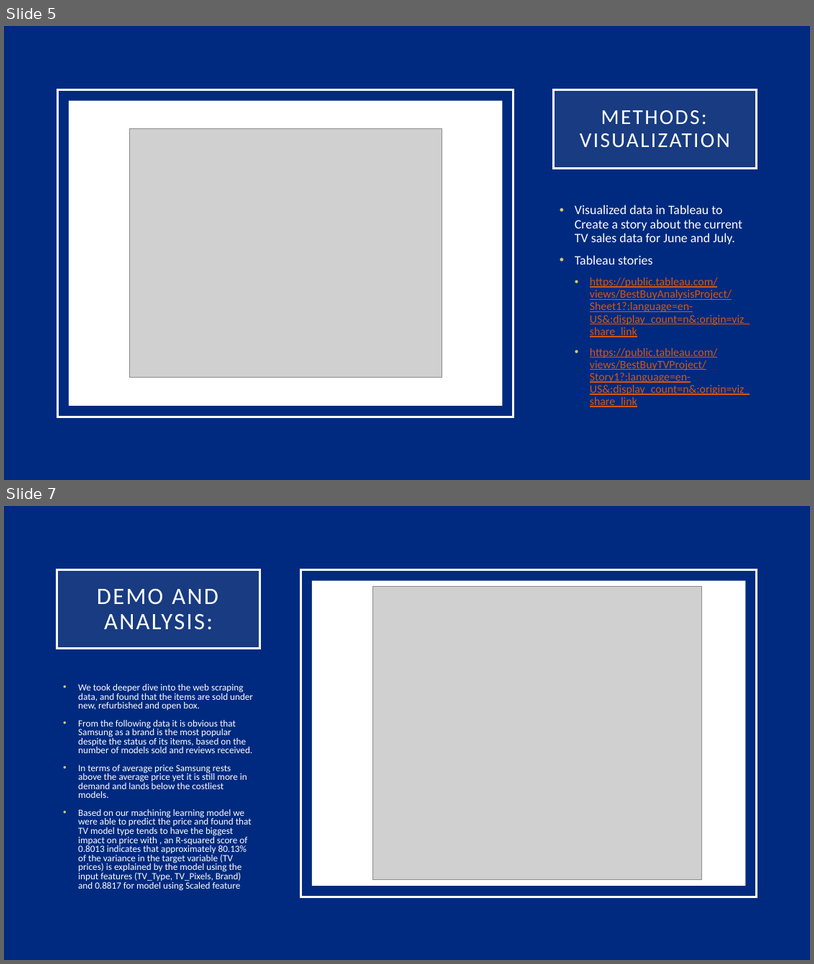
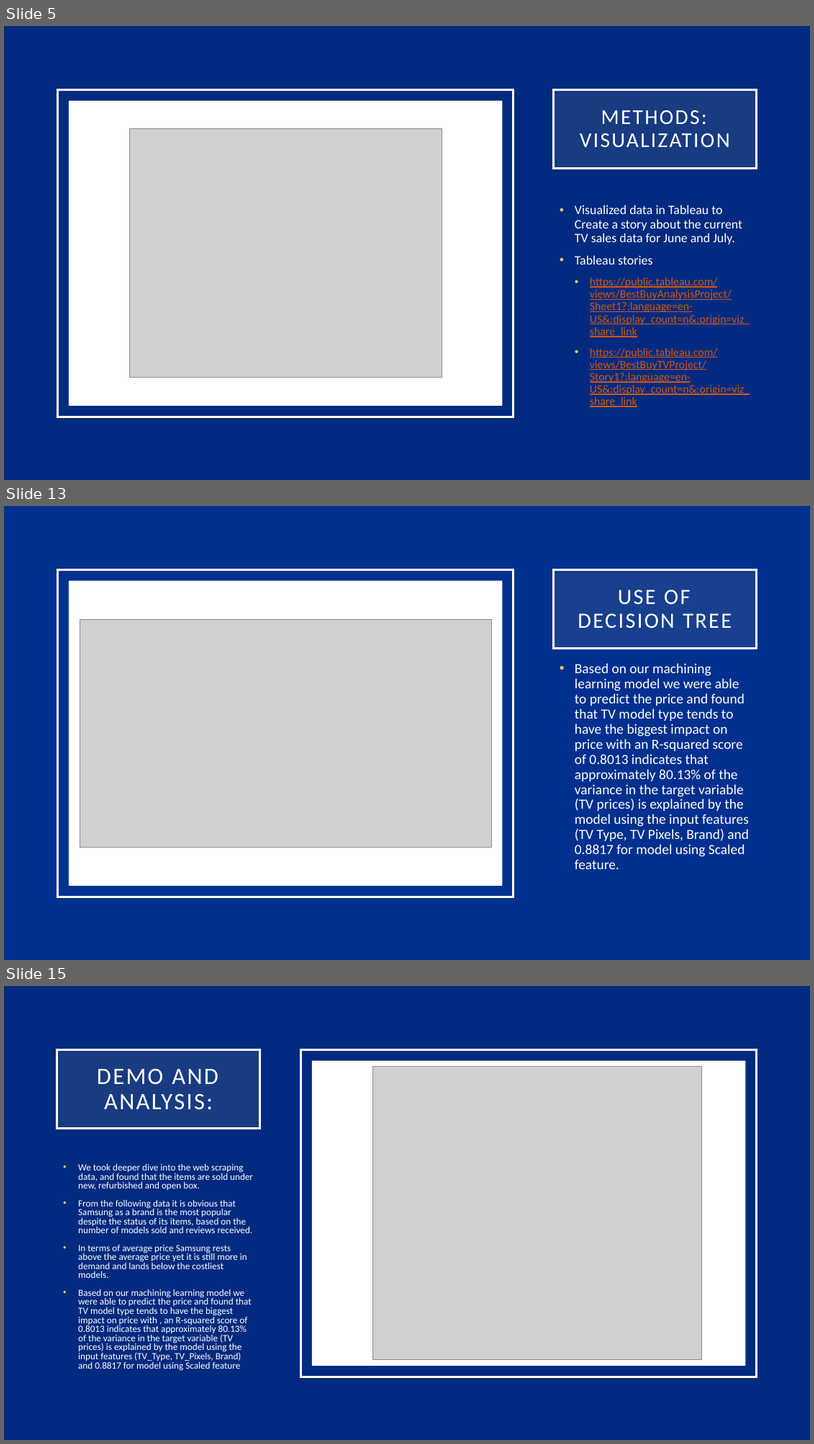
Before and after one commit to kdmorjam/Project_4_BestBuy, a slide deck: Ishita/BestBuy.pptx. Shown one above the other, each under a label of ours: slides 5 and 7 before the commit, slides 5, 13 and 15 after it; the slides between them are not shown. The pictures are 814x964 and 814x1444 pixels, drawn with LibreOffice and Linux fonts; fonts in the diff are those of the drawing; grey boxes stand for pictures. Boxes give left, top, right and bottom in pixels: in the first picture for what was removed or moved away, otherwise in the second. Text is boxed around its words. In the diff, an @@ line names an element or a change of style, - is before the commit and + after.

```diff
--- a/Ishita/BestBuy.pptx
+++ b/Ishita/BestBuy.pptx
@@ slide 13 added at (x1=4, y1=506, x2=810, y2=960), background #00308F @@
@@ rectangle added at (x1=58, y1=569, x2=513, y2=896), outline #FFFFFF 2.5 pt @@
@@ title added at (x1=554, y1=569, x2=756, y2=648), fill #A7A08E at 15% opacity, outline #FFFFFF 2.5 pt, 26 pt, text #FFFFFF @@
+USE OF DECISION TREE
@@ rectangle added at (x1=69, y1=580, x2=502, y2=885), fill #FFFFFF @@
@@ picture added at (x1=80, y1=619, x2=491, y2=847) @@
@@ text added at (x1=575, y1=663, x2=749, y2=869), 16.6 pt, text #FFFFFF @@
+• Based on our machining learning model we were able to predict the price and found that TV model type tends to have the biggest impact on price with an R-squared score of 0.8013 indicates that approximately 80.13% of the variance in the target variable (TV prices) is explained by the model using the input features (TV Type, TV Pixels, Brand) and 0.8817 for model using Scaled feature.
@@ what was slide 7 is now slide 15 @@
```
Also in this commit, not shown: 1 slide changed, 7 other slides added, 1 other file.
